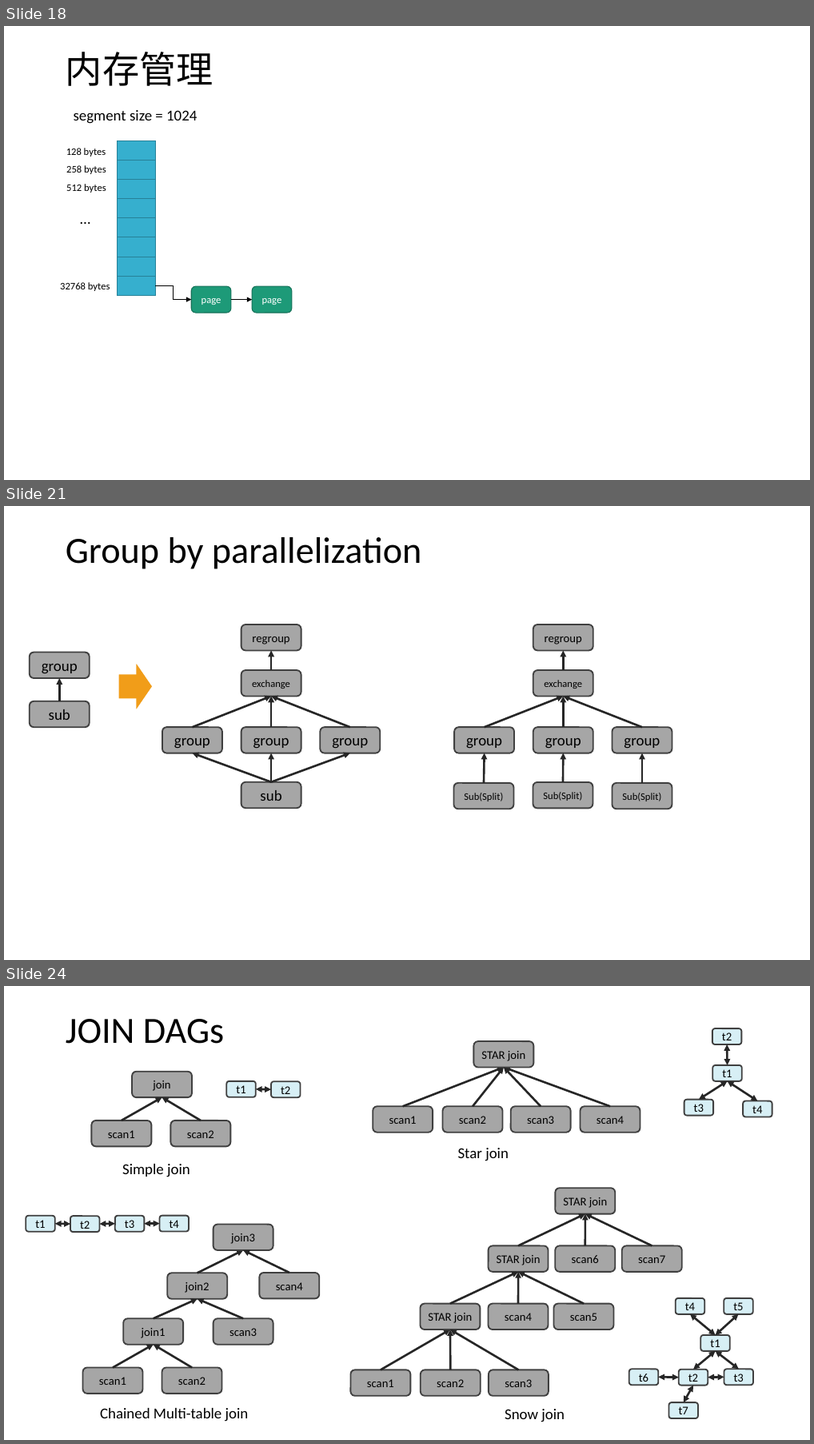
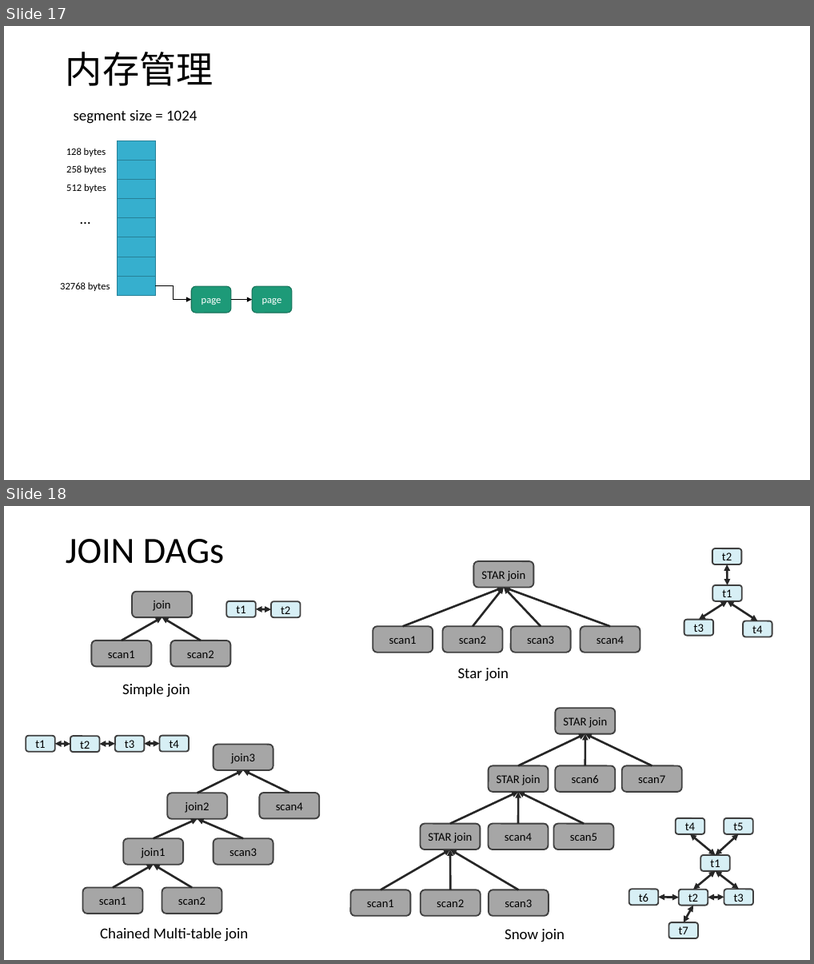
Before and after one commit to scott-zgeng/thor, a slide deck: doc/thor architecture.pptx. Shown one above the other, each under a label of ours: slides 18, 21 and 24 before the commit, slides 17 and 18 after it; the slides between them are not shown. The pictures are 814x1444 and 814x964 pixels, drawn with LibreOffice and Linux fonts; fonts in the diff are those of the drawing. Boxes give left, top, right and bottom in pixels: in the first picture for what was removed or moved away, otherwise in the second. Text is boxed around its words. In the diff, an @@ line names an element or a change of style, - is before the commit and + after.

```diff
--- a/doc/thor architecture.pptx
+++ b/doc/thor architecture.pptx
@@ slide 21 removed at box(4, 506, 810, 960), background #FFFFFF @@
@@ title removed at box(66, 537, 422, 569) @@
-Group by parallelization
@@ rounded rectangle removed at box(241, 624, 301, 651) @@
-regroup
@@ rounded rectangle removed at box(534, 624, 594, 651) @@
-regroup
@@ rounded rectangle removed at box(30, 652, 90, 679) @@
-group
@@ right arrow removed at box(118, 661, 153, 711) @@
@@ rounded rectangle removed at box(241, 670, 301, 696) @@
-exchange
@@ arrow removed from (271, 670) to (271, 651) @@
@@ rounded rectangle removed at box(534, 670, 594, 696) @@
-exchange
@@ arrow removed from (563, 670) to (563, 651) @@
@@ arrow removed from (60, 700) to (60, 678) @@
@@ arrow removed from (192, 727) to (271, 696) @@
@@ arrow removed from (271, 727) to (271, 696) @@
@@ arrow removed from (350, 727) to (271, 696) @@
@@ arrow removed from (485, 727) to (563, 696) @@
@@ arrow removed from (563, 727) to (563, 696) @@
@@ arrow removed from (643, 727) to (563, 696) @@
@@ rounded rectangle removed at box(30, 700, 90, 727) @@
-sub
@@ rounded rectangle removed at box(162, 727, 222, 753) @@
-group
@@ rounded rectangle removed at box(241, 727, 301, 753) @@
-group
@@ rounded rectangle removed at box(320, 727, 380, 753) @@
-group
@@ rounded rectangle removed at box(454, 727, 514, 753) @@
-group
@@ rounded rectangle removed at box(534, 727, 594, 753) @@
-group
@@ rounded rectangle removed at box(613, 727, 673, 753) @@
-group
@@ arrow removed from (271, 782) to (192, 753) @@
@@ arrow removed from (271, 782) to (271, 753) @@
@@ arrow removed from (271, 782) to (350, 753) @@
@@ arrow removed from (484, 783) to (485, 753) @@
@@ arrow removed from (563, 782) to (563, 753) @@
@@ arrow removed from (643, 783) to (643, 753) @@
@@ rounded rectangle removed at box(241, 782, 301, 808) @@
-sub
@@ rounded rectangle removed at box(454, 783, 514, 808) @@
-Sub(Split)
@@ rounded rectangle removed at box(534, 782, 594, 808) @@
-Sub(Split)
@@ rounded rectangle removed at box(613, 783, 673, 808) @@
-Sub(Split)
@@ what was slide 18 is now slide 17 @@
@@ what was slide 24 is now slide 18 @@
```
Also in this commit, not shown: 10 slides changed, 3 slides added, 5 other slides removed, 1 other file.
